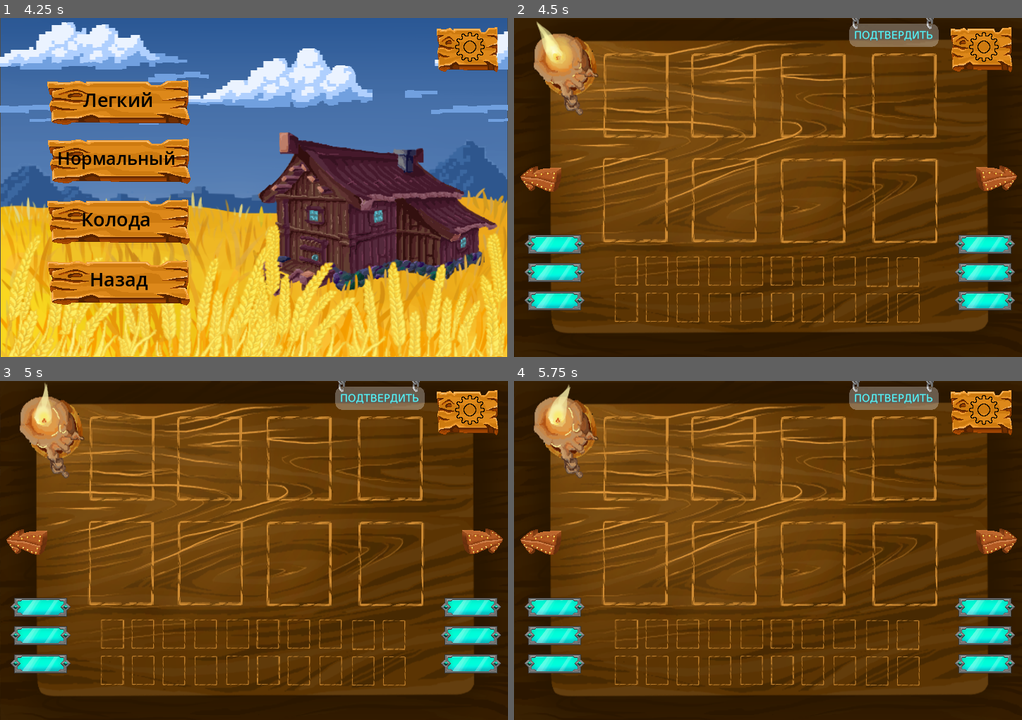
Above: before the commit, frames 1-4 (two rows, left to right).
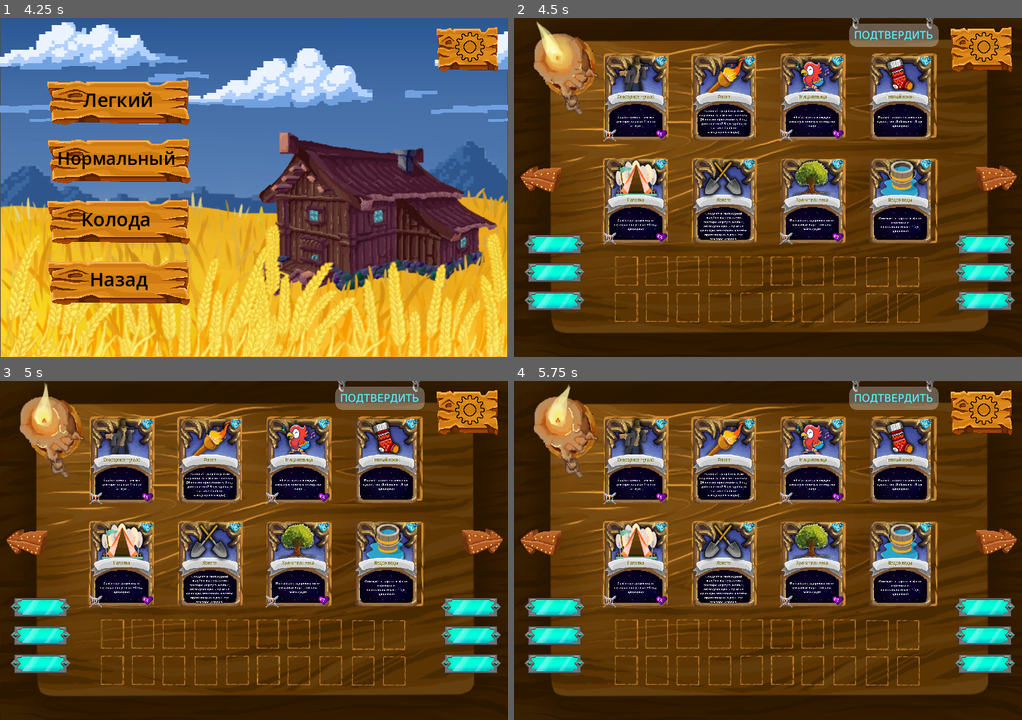
Above: after the commit, the same moments.

Repository: m-andreevskii/K-Cards
Game: Godot game, scene res://KCards/scenes/welcome_window.tscn
The game is run twice, just before and just after one commit, with the same random seed, the same clock (stepped at 60 frames per second) and the same inputs.
Inputs (mouse positions are in pixels of both pictures, inside the frame that each line leads up to):
- Up to frame 1 (4.25 s): click "Play" at 0.5 s; click "Сражения" at 1.25 s; click "Назад" at 2 s; click "Сражения" at 2.75 s; click "С компьютером" at 3.5 s
- Up to frame 2 (4.5 s): click "Колода" at 4.25 s
- Up to frame 3 (5 s): no input
- Up to frame 4 (5.75 s): click (539, 543) at 5 s

Frame 1 is identical in both runs. In frame 2, 24% of the frame differs, in the area x 17-83%, y 11-67%; in frame 3, 24%; in frame 4, 24%.

Commit message:
added test cards in deckBuilding menu

Diff:
--- a/KCards/cards/CardsDatabase.gd
+++ b/KCards/cards/CardsDatabase.gd
@@ -1,5 +1,7 @@
 # Unit info = [Id, Type, Cost, Name, Describe Text, Image, Attack, Health]
 # Ability info = [Id, Type, Cost, Name, Describe Text, Image]
+extends Node
+class_name CardsDatabase
 
 enum {Scarecrow, Torch, Bird, Sock, Camp, Shovel, Oak, Bucket, Drum, Mirror}
 
@@ -25,3 +27,10 @@
 	Mirror:
 		[10, "Units", 2, "Ручное зеркало", "Снижает урон, получаемый соседними картами на 2, снижает свое hp на 1", "зеркало.png", 0, 6]
 	}
+func _ready():
+	pass # Replace with function body.
+
+
+# Called every frame. 'delta' is the elapsed time since the previous frame.
+func _process(delta):
+	pass
--- a/KCards/cards/card_base.gd
+++ b/KCards/cards/card_base.gd
@@ -1,23 +1,31 @@
 extends Node2D
 
-@onready
-var CardsDatabase = preload("res://KCards/cards/CardsDatabase.gd")
-@onready
-var myCardsDatabase = CardsDatabase.new()
+class_name CardDisplay
+#@onready
+#var CardsDatabase = preload("res://KCards/cards/CardsDatabase.gd")
+#@onready
+#var myCardsDatabase = CardsDatabase.new()
 @onready
 var Cardname = $Bars/Name/CenterContainer/nameBackground/Name
 @onready
 var CardImage
 
 var index = 0
-
+var scaler = 0
+var x = 0
+var y = 0
 # Called when the node enters the scene tree for the first time.
 func _ready():
-	display_card()
 	pass
 
-func display_card():
+func display_card(x: int, y: int, scaler: float, index: int):
+	self.position = Vector2(x,y)
+	self.x = x
+	self.y = y
+	self.scaler = scaler
+	var myCardsDatabase = CardsDatabase.new()
 	var CardInfo = myCardsDatabase.DATA[index]
+	self.scale = Vector2(scaler, scaler)
 
 	var CardSize = $Button.size
 	var type = CardInfo[1]
@@ -56,5 +64,6 @@
 func _on_button_pressed():
 	index+= 1
 	if index >= 9:
-		get_tree().quit()
-	display_card()
+		#get_tree().quit()
+		index = 0
+	display_card(x,y, scaler,index)
--- a/KCards/scenes/card_base.tscn
+++ b/KCards/scenes/card_base.tscn
@@ -23,6 +23,7 @@
 texture = ExtResource("2_1umjh")
 
 [node name="Bars" type="VBoxContainer" parent="Button"]
+layout_mode = 0
 offset_right = 255.0
 offset_bottom = 350.0
 
--- a/KCards/scenes/menu/EditDeck.gd
+++ b/KCards/scenes/menu/EditDeck.gd
@@ -1,8 +1,18 @@
 extends CanvasLayer
-
+var Card = preload("res://KCards/scenes/card_base.tscn")
 
 # Called when the node enters the scene tree for the first time.
 func _ready():
+	var visibleCard = null
+	for i in range(0, 2):
+		for j in range(0, 4):
+			print(i, "/", j)
+			visibleCard = Card.instantiate()
+			add_child(visibleCard)
+			visibleCard.display_card(125+j*125,50+i*146, 0.34, 4*i+j)
+	#card.display_card()
+
+
 	pass # Replace with function body.
 
 
@@ -19,6 +29,7 @@
 
 func _on_left_button_pressed():
 	MenuAudio.buttonPressedSound()
+	var displayCards = CardDisplay.new()
 
 
 func _on_right_button_pressed():
